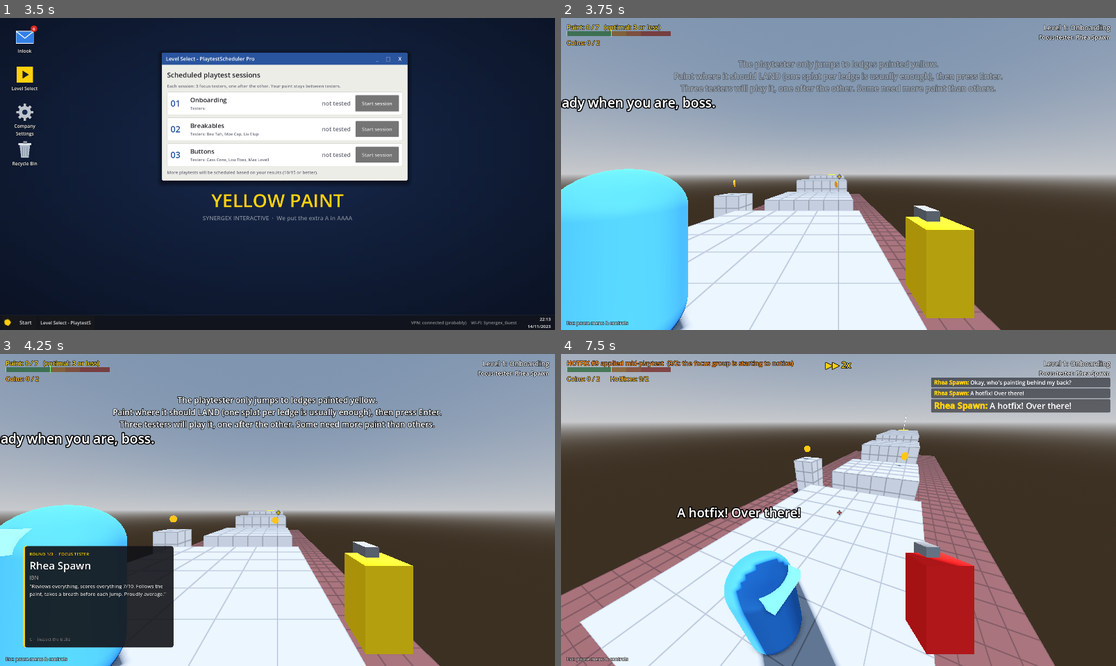
Above: before the commit, frames 1-4 (two rows, left to right).
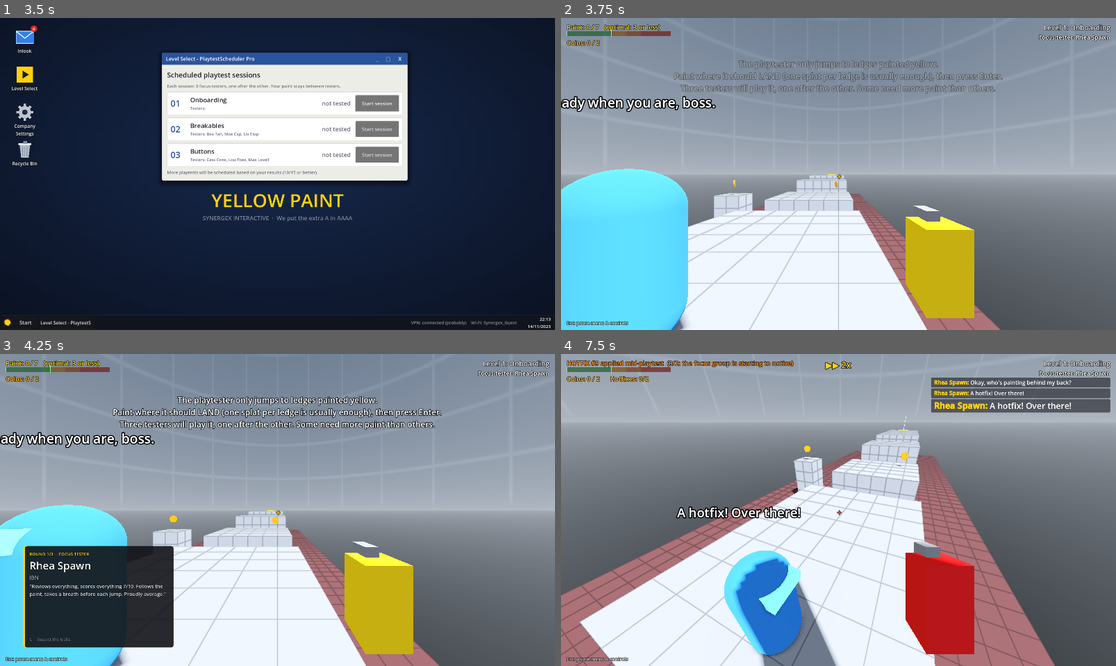
Above: after the commit, the same moments.

Repository: RSghr/yellow-paint
Game: Godot game, scene res://level_select.tscn
The game is run twice, just before and just after one commit, with the same random seed, the same clock (stepped at 60 frames per second) and the same inputs.
Inputs (mouse positions are in pixels of both pictures, inside the frame that each line leads up to):
- Up to frame 1 (3.5 s): click "Start" at 0.5 s; click "Start" at 1.25 s; click (22, 42) at 2.02 s; click "Accept & grab the paint" at 2.75 s
- Up to frame 2 (3.75 s): click "Start session" at 3.5 s
- Up to frame 3 (4.25 s): no input
- Up to frame 4 (7.5 s): tap Enter (start_test) at 4.25 s; move the mouse to (866, 510) at 4.27 s; press the mouse at (866, 510) at 4.28 s; hold T (fast_forward) from 4.28 s (still down); tap Space (jump) at 4.52, 5.27, 6.77 s; move the mouse to (810, 510) at 5.02 s; release the mouse at (810, 510) at 5.03 s; tap Backspace (clear_paint) at 5.1 s; click (810, 510) at 5.3 s; move the mouse to (849, 503) at 5.77 s; hold N (next_level) 5.78-6.53 s; click (849, 503) at 6.05 s; move the mouse to (832, 516) at 6.52 s; click (832, 516) at 6.6 s; move the mouse to (877, 513) at 7.27 s; hold Right mouse button (scrape) from 7.28 s (still down)

Frame 1 is identical in both runs. In frame 2, 19% of the frame differs, in the area x 0-100%, y 0-100%; in frame 3, 19%; in frame 4, 35%, in the area x 0-100%, y 17-100%.

Commit message:
Sky: the ThinkBox's fallback dome with one half-loaded patch of midday sky
Replaces Godot's default procedural sky. Fixed ambient colour so the blocks
keep the same lighting.

Co-Authored-By: Claude Opus 5.5 <noreply@anthropic.com>
Claude-Session: https://claude.ai/code/session_01W5jG8cMnz72ugdxaP4H6QQ

Diff:
--- /dev/null
+++ b/art/thinkbox_sky.gdshader
@@ -0,0 +1,46 @@
+shader_type sky;
+// The sky as the operator's ThinkBox 2009 renders it: the engine's untextured fallback dome (flat blue-grey with a
+// faint lat/long wireframe), plus ONE rectangle of the real HYPERION LEGENDS midday sky that managed to stream in,
+// at its lowest mip level, around the sun (the scene's DirectionalLight, so it matches the shadows).
+// Kept cool and dull on purpose: the yellow paint, the red hotfixes and the loot must stand out against it.
+
+uniform float grid_strength = 0.35;  // 0 = no wireframe.
+uniform bool show_patch = true;  // The streamed-in rectangle of real sky.
+
+const float TAU_ = 6.2831853;
+
+float grid_line(float v, float w) {
+	float f = abs(fract(v) - 0.5);
+	return smoothstep(0.5 - w, 0.5, f);
+}
+
+void sky() {
+	vec3 d = normalize(EYEDIR);
+	float h = d.y;
+	float lon = atan(d.x, d.z) / TAU_ + 0.5;  // 0..1 around.
+	float lat = asin(clamp(h, -1.0, 1.0)) / 1.5708;  // -1..1, 0 = horizon.
+
+	vec3 top = vec3(0.30, 0.35, 0.42);
+	vec3 hor = vec3(0.56, 0.59, 0.63);
+	vec3 below = vec3(0.17, 0.18, 0.19);
+	vec3 c = h > 0.0 ? mix(hor, top, pow(clamp(h, 0.0, 1.0), 0.55)) : mix(hor, below, pow(clamp(-h, 0.0, 1.0), 0.35));
+
+	float g = max(grid_line(lon * 32.0, 0.035), grid_line(lat * 8.0, 0.07));
+	c = mix(c, c * 1.18 + 0.03, g * smoothstep(0.0, 0.06, h) * grid_strength);
+
+	if (show_patch) {
+		vec3 sd = LIGHT0_ENABLED ? normalize(LIGHT0_DIRECTION) : normalize(vec3(-0.33, 0.82, 0.47));
+		float slon = atan(sd.x, sd.z) / TAU_ + 0.5;
+		float slat = asin(clamp(sd.y, -1.0, 1.0)) / 1.5708;
+		float dl = fract(lon - slon + 0.5) - 0.5;
+		if (abs(dl) < 0.085 && lat > max(slat - 0.30, 0.04) && lat < min(slat + 0.22, 0.98)) {
+			vec2 cell = (floor(vec2(dl * 110.0, lat * 26.0)) + 0.5) / vec2(110.0, 26.0);
+			vec3 blue = mix(vec3(0.55, 0.75, 0.95), vec3(0.16, 0.42, 0.85), smoothstep(0.0, 0.8, cell.y));
+			float r = length(vec2(cell.x * 3.2, cell.y - slat));
+			blue = mix(blue, vec3(0.80, 0.90, 1.0), smoothstep(0.16, 0.0, r) * 0.7);  // Halo.
+			blue = mix(blue, vec3(1.0, 0.99, 0.94), step(r, 0.045));  // The sun: nearly white, not paint yellow.
+			c = blue;
+		}
+	}
+	COLOR = c;
+}
--- a/game.tscn
+++ b/game.tscn
@@ -1,10 +1,12 @@
 [gd_scene format=3]
 
 [ext_resource type="Script" path="res://game.gd" id="game_script"]
+[ext_resource type="Shader" path="res://art/thinkbox_sky.gdshader" id="sky_shader"]
 [ext_resource type="Script" uid="uid://cxeyun5o5jjgs" path="res://paint_manager.gd" id="4_ycdy4"]
 [ext_resource type="Script" uid="uid://12pf8yi2eayo" path="res://paint_gauge.gd" id="14_gauge"]
 
-[sub_resource type="ProceduralSkyMaterial" id="ProceduralSkyMaterial_82xsv"]
+[sub_resource type="ShaderMaterial" id="ProceduralSkyMaterial_82xsv"]
+shader = ExtResource("sky_shader")
 
 [sub_resource type="Sky" id="Sky_getpj"]
 sky_material = SubResource("ProceduralSkyMaterial_82xsv")
@@ -12,7 +14,8 @@
 [sub_resource type="Environment" id="Environment_ryguw"]
 background_mode = 2
 sky = SubResource("Sky_getpj")
-ambient_light_source = 3
+ambient_light_source = 2
+ambient_light_color = Color(0.58, 0.61, 0.66, 1)
 tonemap_mode = 2
 ssao_enabled = true
 
Not shown, added: art/thinkbox_sky.gdshader.uid
Not shown, changed: CLAUDE.md
